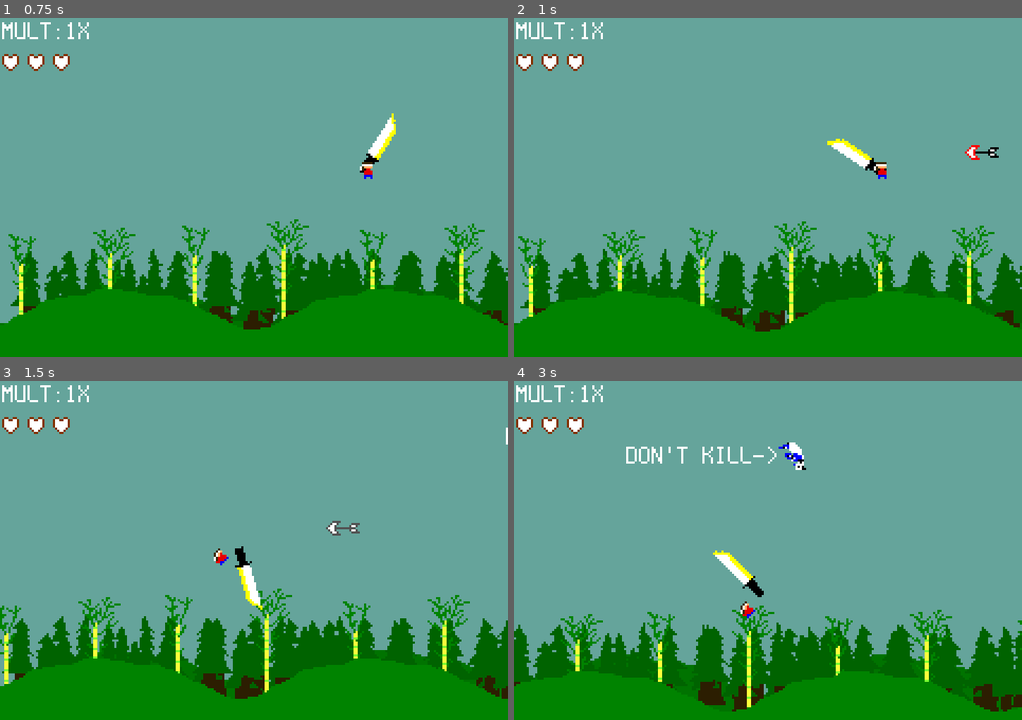
Above: before the commit, frames 1-4 (two rows, left to right).
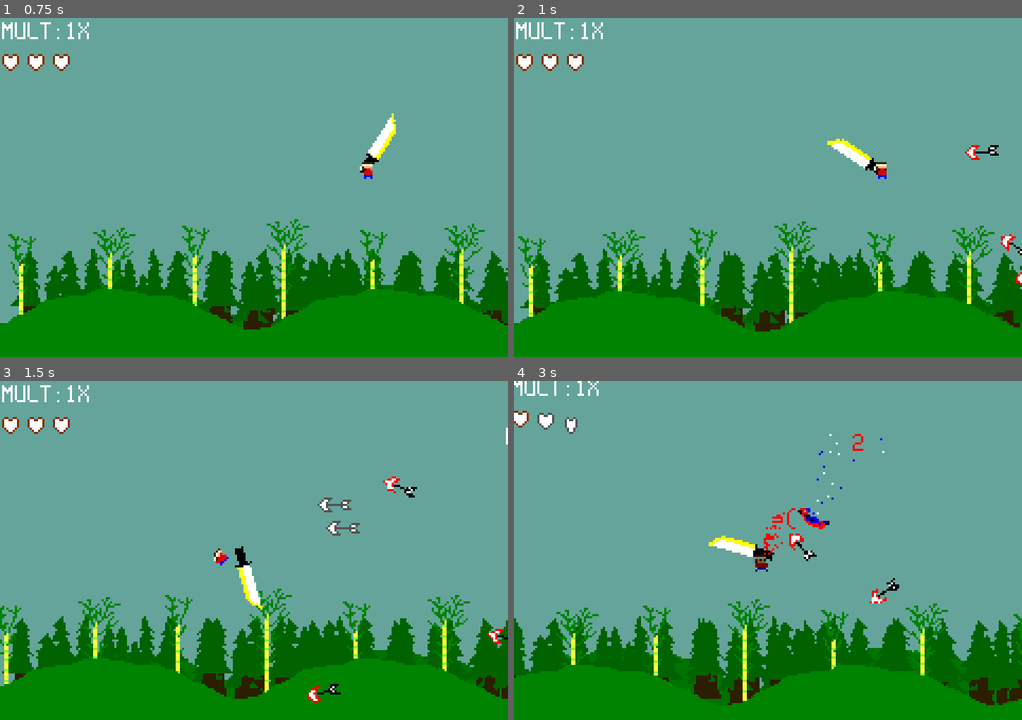
Above: after the commit, the same moments.

Repository: bytomancer/clonq-jam-2026
Game: Godot game, scene res://scn/main.tscn
The game is run twice, just before and just after one commit, with the same random seed, the same clock (stepped at 60 frames per second) and the same inputs. This scene is started directly instead of the project's main scene.
Inputs (mouse positions are in pixels of both pictures, inside the frame that each line leads up to):
- Up to frame 1 (0.75 s): tap Enter (ui_accept) at 0.5, 0.6 s; move the mouse to (365, 170) at 0.52 s
- Up to frame 2 (1 s): tap Enter (ui_accept) at 0.77 s
- Up to frame 3 (1.5 s): tap Enter (ui_accept) at 1.07, 1.35 s; move the mouse to (152, 567) at 1.27 s
- Up to frame 4 (3 s): tap Enter (ui_accept) at 1.52, 1.82, 2.1, 2.85 s; move the mouse to (818, 475) at 2.02 s; move the mouse to (742, 618) at 2.77 s

Frame 1 is identical in both runs. In frame 2, 0.2% of the frame differs, in the area x 93-100%, y 37-79%; in frame 3, 0.5%; in frame 4, 11%, in the area x 0-100%, y 0-98%.

Commit message:
Playing with arrow spawn randomness

Diff:
--- a/godot/fab/arrow.tscn
+++ b/godot/fab/arrow.tscn
@@ -73,7 +73,7 @@
 
 [node name="Arrow" type="RigidBody2D" unique_id=226876867 groups=["damaged_by_sword_edge", "offscreen_free"]]
 collision_layer = 64
-collision_mask = 67
+collision_mask = 3
 physics_material_override = SubResource("PhysicsMaterial_wc0fe")
 script = ExtResource("1_233n8")
 tutorial_speed = 12000.0
--- a/godot/src/arrow.gd
+++ b/godot/src/arrow.gd
@@ -7,6 +7,8 @@
 var normal_speed = 12000.0
 
 var speed = tutorial_speed
+
+var is_tutorial = true
 
 @export
 var hp = 10.0
@@ -22,15 +24,29 @@
 func disable_tutorial() -> void:
 	$TutNode.hide()
 	speed = normal_speed
+	self.is_tutorial = false
 
 func damage(_dmg: float) -> void:
 	pass
 
+const MID_SCREEN_HEIGHT = 80
+
 func _ready() -> void:
-	var flight_vel = Vector2(-1, 0) * speed
+	var rand_angle = 0
+	if !is_tutorial:
+		$sfx_spawn.play()
+		var rand_angle_range = PI / 8.0
+		rand_angle = randf_range(-1 * rand_angle_range, rand_angle_range)
+		# rotate toward midscreen
+		var percent_down_screen = global_position.y / (MID_SCREEN_HEIGHT * 2)
+		rand_angle += lerp(-PI / 8.0, PI / 8.0, percent_down_screen)
+	var flight_vel = Vector2(-1, 0).rotated(rand_angle) * speed
 	self.apply_force(flight_vel)
-	if !$TutNode.visible:
-		$sfx_spawn.play()
+
+func rotate_arrow_by_flightpath() -> void:
+	var new_angle = PI + self.linear_velocity.angle()
+	$CollisionShape2D.rotation = new_angle
+	$Sprite.rotation = new_angle
 
 func _process(delta: float) -> void:
 	if self.global_position.x < -100 or self.global_position.x > get_viewport_rect().size.x + 500 or self.global_position.y < -100 or self.global_position.y > get_viewport_rect().size.y + 100:
@@ -40,6 +56,7 @@
 		return
 
 	time_alive += delta
+	rotate_arrow_by_flightpath()
 
 func _on_area_2d_body_entered(body: Node2D) -> void:
 	if self.hp <= 0.0:
--- a/godot/src/main.gd
+++ b/godot/src/main.gd
@@ -141,6 +141,33 @@
 	var rand_base = lerpf(0.8, 0.4, difficulty)
 	next_obj_timer = randf() * rand_bonus + rand_base
 
+func spawn_bird() -> void:
+	var obj = bird_fab.instantiate()
+	obj.disable_tutorial()
+	var margin = 8.0
+	var rand_y = randf_range(margin, 160 - margin)
+	obj.global_position = Vector2(299.0, rand_y)
+	obj.set_difficulty(difficulty)
+	%ObjectHolder.add_child(obj)
+
+func spawn_arrow() -> void:
+	var obj = arrow_fab.instantiate()
+	obj.disable_tutorial()
+	var margin = 8.0
+	var rand_y = randf_range(margin, 160 - margin)
+	obj.global_position = Vector2(299.0, rand_y)
+	obj.set_difficulty(difficulty)
+	%ObjectHolder.add_child(obj)
+
+func spawn_rock() -> void:
+	var obj = rock_fab.instantiate()
+	obj.disable_tutorial()
+	var rand_x = randf_range(400, 650)
+	obj.global_position = Vector2(rand_x, 0)
+	obj.set_difficulty(difficulty)
+	%ObjectHolder.add_child(obj)
+
+
 func spawn_obj():
 	if gamewon:
 		return
@@ -155,25 +182,14 @@
 		var roll = randi() % 100
 		var bird = roll <= 30 && curr_birds < 3
 		var rock = roll <= 50 && curr_rocks < 2
-		var obj
 		if bird:
 			curr_birds += 1
-			obj = bird_fab.instantiate()
+			spawn_bird()
 		elif rock:
 			curr_rocks += 1
-			obj = rock_fab.instantiate()
+			spawn_rock()
 		else:
-			obj = arrow_fab.instantiate()
-		obj.disable_tutorial()
-		if rock:
-			var rand_x = randf_range(400, 650)
-			obj.global_position = Vector2(rand_x, 0)
-		else:
-			var margin = 8.0
-			var rand_y = randf_range(margin, 160 - margin)
-			obj.global_position = Vector2(299.0, rand_y)
-		obj.set_difficulty(difficulty)
-		%ObjectHolder.add_child(obj)
+			spawn_arrow()
 	if bonus_difficulty > 2:
 		bonus_difficulty -= 1
 
--- a/godot/src/player.gd
+++ b/godot/src/player.gd
@@ -88,10 +88,12 @@
 	target.move_and_slide()
 	previous_knife_ang_vel = $Knife.angular_velocity
 
-    # debug: spacebar to force some activation
-	# if Input.is_action_just_released("ui_accept"):
+	# debug: spacebar to force some activation
+	if Input.is_action_just_released("ui_accept"):
+		get_node("/root/Main").spawn_arrow()
+	#	pass
 	# 	fail_game()
-    #   godmode = !godmode
+	#	godmode = !godmode
 
 func _on_slicer_body_entered(body: Node2D) -> void:
 	if !alive:
Not shown, changed: godot/export_presets.cfg
